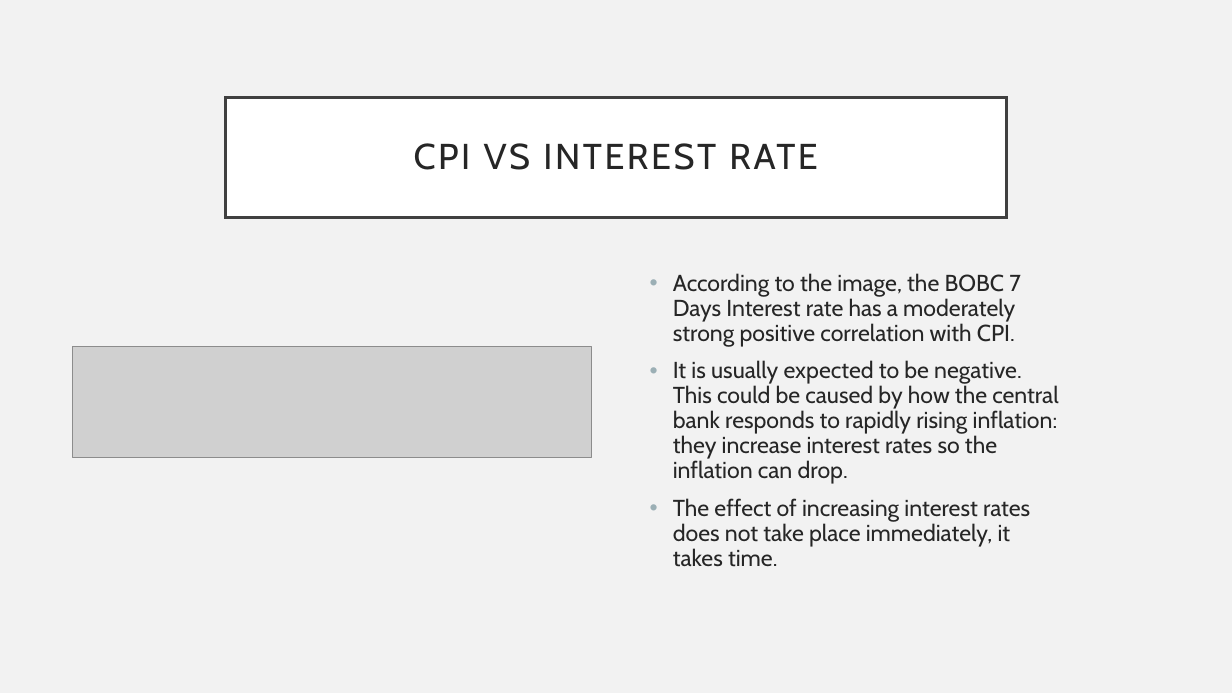
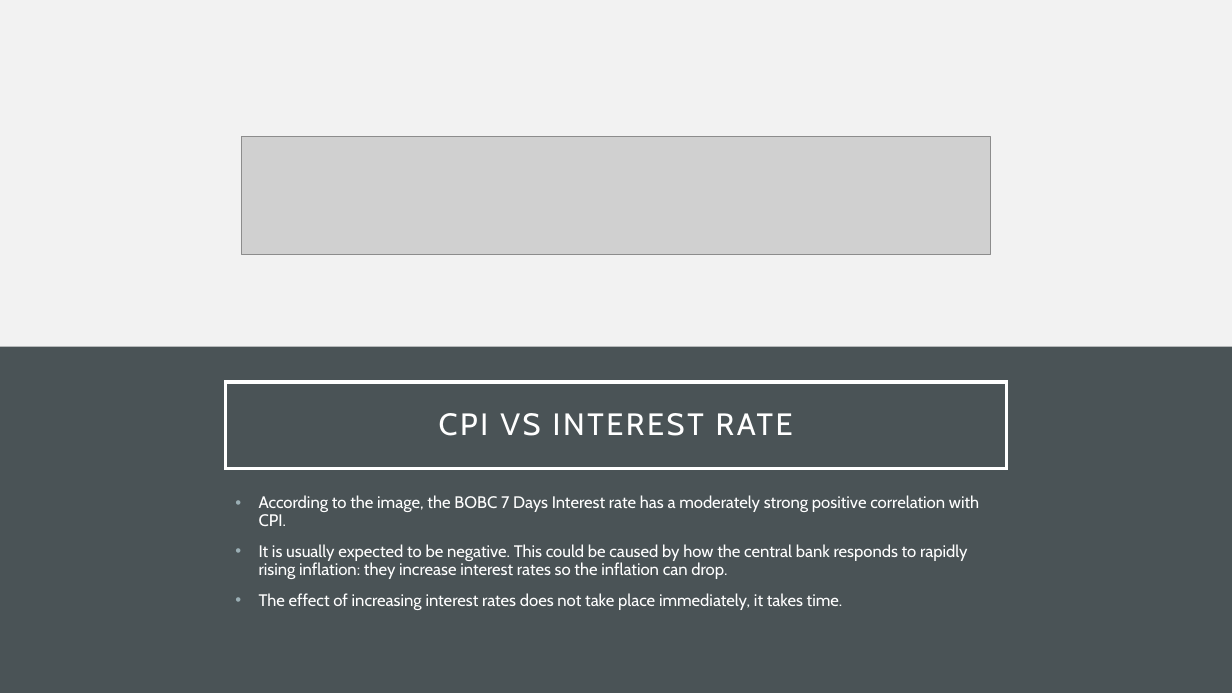
Before and after one commit to Thaps/DataScienceGuidedCapstone, a slide deck: slide 8 of Unit25AdvancedSQL/BOTSWANA CUSTOMER PRICE Index study.pptx (slide 7 before the commit). Drawn at 1232x693 pixels with LibreOffice and Linux fonts; fonts in the diff are those of the drawing; grey boxes stand for pictures. Boxes give left, top, right and bottom in pixels: in the first picture for what was removed or moved away, otherwise in the second. Text is boxed around its words. In the diff, an @@ line names an element or a change of style, - is before the commit and + after.

```diff
--- a/Unit25AdvancedSQL/BOTSWANA CUSTOMER PRICE Index study.pptx
+++ b/Unit25AdvancedSQL/BOTSWANA CUSTOMER PRICE Index study.pptx
@@ picture: place and size @@
-picture at [72, 347, 592, 457]
+picture at [242, 136, 991, 254]
@@ rectangle added at [0, 347, 1232, 693], fill #4A5356 @@
@@ title "CPI VS INTEREST RATE": place and size @@
-title "CPI VS INTEREST RATE" at [226, 97, 1006, 217]
+title "CPI VS INTEREST RATE" at [226, 383, 1006, 470]
@@ title "CPI VS INTEREST RATE" at [226, 383, 1006, 470]: size 28 to 24 pt, text colour #262626 to #FFFFFF; fill #FFFFFF to none; outline #404040 2.5 pt to #FFFFFF 2.5 pt @@
@@ text "According to the image, the ...": place and size @@
-text "According to the image, the ..." at [673, 273, 1058, 567]
+text "According to the image, the ..." at [259, 495, 979, 610]
@@ text "According to the image, the ..." at [259, 495, 979, 610]: size 18 to 13 pt, text colour #262626 to #FFFFFF @@
```
Also in this commit, not shown: 7 other slides changed, 1 slide added.
